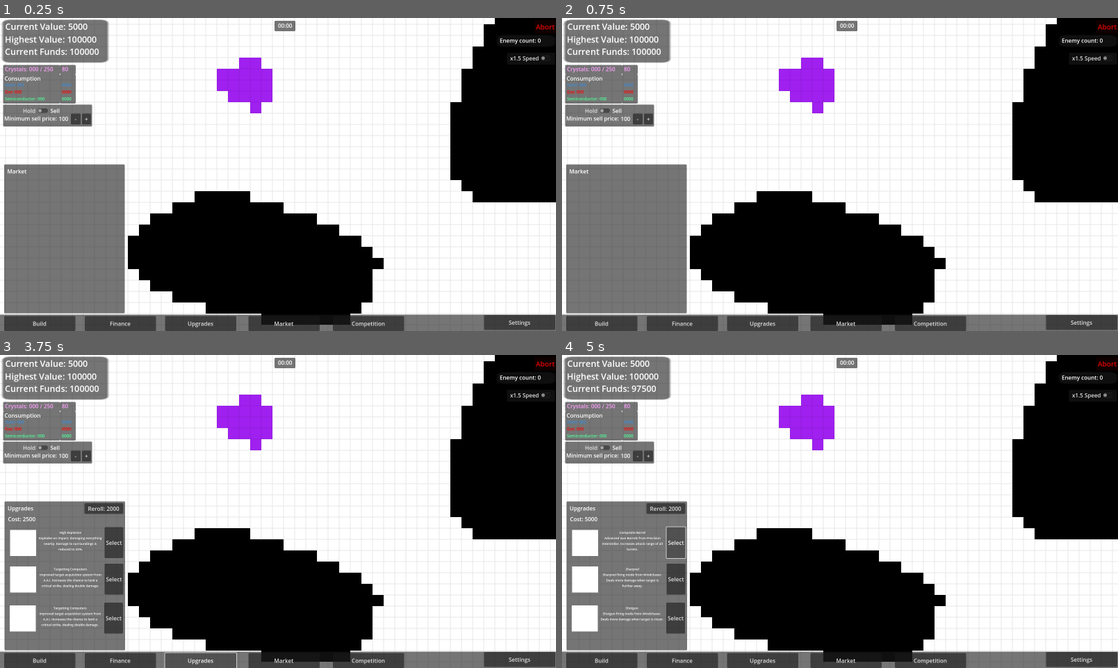
Above: before the commit, frames 1-4 (two rows, left to right).
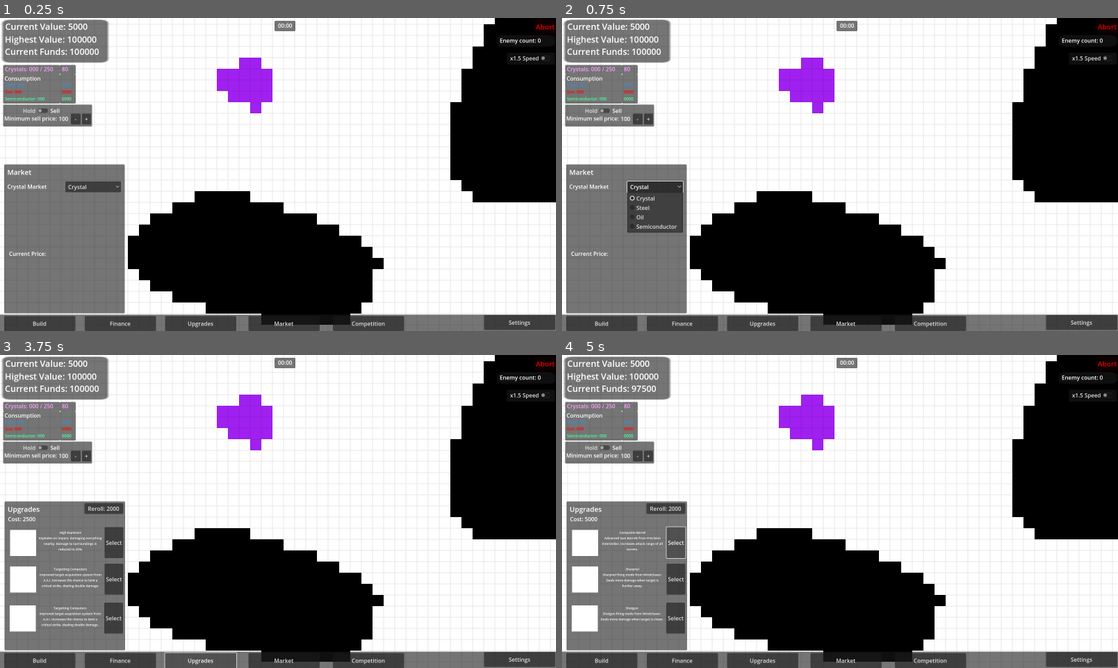
Above: after the commit, the same moments.

Repository: dwlee0802/BusinessTD
Game: Godot game, scene res://Scenes/game.tscn
The game is run twice, just before and just after one commit, with the same random seed, the same clock (stepped at 60 frames per second) and the same inputs.
Inputs (mouse positions are in pixels of both pictures, inside the frame that each line leads up to):
- Up to frame 1 (0.25 s): no input
- Up to frame 2 (0.75 s): click (656, 187) at 0.5 s, where only the run after the commit has a clickable "Crystal"
- Up to frame 3 (3.75 s): click "Build" at 1.25 s; click "HQ" at 2 s; click "Finance" at 2.75 s; click "Upgrades" at 3.5 s
- Up to frame 4 (5 s): click "Select" at 4.25 s

The runs differ from the first frame. In frame 1, 0.5% of the frame differs, in the area x 1-22%, y 48-76%; in frame 2, 1.8%; in frame 3, less than 0.1%; in frame 4, less than 0.1%.

Commit message:
Made UI elements for market menu.

Diff:
--- /dev/null
+++ b/Scenes/MarketMenu.gd
@@ -0,0 +1,24 @@
+extends Button
+
+var game
+var menuBar
+var menuPanel
+
+# Called when the node enters the scene tree for the first time.
+func _ready():
+	menuBar = get_parent()
+	game = menuBar.get_parent().get_parent().get_parent()
+	menuPanel = $MenuPanel
+
+
+# Called every frame. 'delta' is the elapsed time since the previous frame.
+func _process(delta):
+	pass
+
+
+func _pressed():
+	var prev = menuPanel.visible
+	menuBar.HideAllMenus()
+
+	if prev == false:
+		menuPanel.visible = true
--- a/Scenes/game.tscn
+++ b/Scenes/game.tscn
@@ -8,6 +8,8 @@
 [ext_resource type="Texture2D" uid="uid://bqyshusuhavsd" path="res://Art/single_white_pixel.png" id="4_al38i"]
 [ext_resource type="Script" path="res://Scenes/AbortButton.gd" id="4_r0jn5"]
 [ext_resource type="Script" path="res://Scenes/UnitMenu.gd" id="5_tkslb"]
+[ext_resource type="Script" path="res://Scenes/MarketMenu.gd" id="7_wjjcr"]
+[ext_resource type="Script" path="res://addons/graph_2d/graph_2d.gd" id="8_fjhd7"]
 [ext_resource type="Script" path="res://Scenes/MenuBar.gd" id="9_iptbq"]
 
 [node name="Game" type="Node2D"]
@@ -55,6 +57,7 @@
 offset_top = 8.0
 offset_right = 49.0
 offset_bottom = 34.0
+theme_override_font_sizes/font_size = 20
 text = "Build"
 
 [node name="HQButton" type="Button" parent="Camera/User Interface/MenuBar/BuildMenu/MenuPanel"]
@@ -228,6 +231,7 @@
 offset_top = 8.0
 offset_right = 49.0
 offset_bottom = 34.0
+theme_override_font_sizes/font_size = 20
 text = "Upgrades"
 
 [node name="Option1" type="Button" parent="Camera/User Interface/MenuBar/UpgradesMenu/MenuPanel/Title"]
@@ -349,6 +353,7 @@
 offset_right = 910.0
 offset_bottom = 900.0
 text = "Market"
+script = ExtResource("7_wjjcr")
 
 [node name="MenuPanel" type="Panel" parent="Camera/User Interface/MenuBar/MarketMenu"]
 z_index = -1
@@ -368,7 +373,191 @@
 offset_top = 8.0
 offset_right = 49.0
 offset_bottom = 34.0
+theme_override_font_sizes/font_size = 20
 text = "Market"
+
+[node name="CrystalMarket" type="Label" parent="Camera/User Interface/MenuBar/MarketMenu/MenuPanel"]
+layout_mode = 0
+offset_left = 9.0
+offset_top = 52.0
+offset_right = 63.0
+offset_bottom = 78.0
+text = "Crystal Market"
+
+[node name="CrystalPriceGraph" type="Control" parent="Camera/User Interface/MenuBar/MarketMenu/MenuPanel/CrystalMarket"]
+anchors_preset = 0
+offset_left = 2.0
+offset_top = 31.0
+offset_right = 328.0
+offset_bottom = 177.0
+script = ExtResource("8_fjhd7")
+y_max = 200.0
+
+[node name="CurrentPrice" type="Label" parent="Camera/User Interface/MenuBar/MarketMenu/MenuPanel/CrystalMarket"]
+layout_mode = 0
+offset_left = 5.0
+offset_top = 193.0
+offset_right = 45.0
+offset_bottom = 216.0
+text = "Current Price: "
+
+[node name="SteelMarket" type="Label" parent="Camera/User Interface/MenuBar/MarketMenu/MenuPanel"]
+visible = false
+offset_left = 9.0
+offset_top = 52.0
+offset_right = 63.0
+offset_bottom = 78.0
+text = "Steel Market"
+
+[node name="PriceGraph" type="Control" parent="Camera/User Interface/MenuBar/MarketMenu/MenuPanel/SteelMarket"]
+anchors_preset = 0
+offset_left = 2.0
+offset_top = 31.0
+offset_right = 328.0
+offset_bottom = 177.0
+script = ExtResource("8_fjhd7")
+y_max = 200.0
+
+[node name="CurrentPrice" type="Label" parent="Camera/User Interface/MenuBar/MarketMenu/MenuPanel/SteelMarket"]
+layout_mode = 0
+offset_left = 5.0
+offset_top = 193.0
+offset_right = 45.0
+offset_bottom = 216.0
+text = "Current Price: "
+
+[node name="TotalConsumption" type="Label" parent="Camera/User Interface/MenuBar/MarketMenu/MenuPanel/SteelMarket"]
+offset_left = 5.0
+offset_top = 212.0
+offset_right = 157.0
+offset_bottom = 238.0
+text = "Total Consumption:"
+
+[node name="Consumption" type="Label" parent="Camera/User Interface/MenuBar/MarketMenu/MenuPanel/SteelMarket"]
+layout_mode = 0
+offset_left = 5.0
+offset_top = 250.0
+offset_right = 154.0
+offset_bottom = 276.0
+text = "Your Consumption:"
+
+[node name="Cost" type="Label" parent="Camera/User Interface/MenuBar/MarketMenu/MenuPanel/SteelMarket"]
+offset_left = 4.0
+offset_top = 269.0
+offset_right = 153.0
+offset_bottom = 295.0
+text = "Cost:"
+
+[node name="OilMarket" type="Label" parent="Camera/User Interface/MenuBar/MarketMenu/MenuPanel"]
+visible = false
+offset_left = 9.0
+offset_top = 52.0
+offset_right = 63.0
+offset_bottom = 78.0
+text = "Oil Market"
+
+[node name="PriceGraph" type="Control" parent="Camera/User Interface/MenuBar/MarketMenu/MenuPanel/OilMarket"]
+anchors_preset = 0
+offset_left = 2.0
+offset_top = 31.0
+offset_right = 328.0
+offset_bottom = 177.0
+script = ExtResource("8_fjhd7")
+y_max = 100.0
+
+[node name="CurrentPrice" type="Label" parent="Camera/User Interface/MenuBar/MarketMenu/MenuPanel/OilMarket"]
+layout_mode = 0
+offset_left = 5.0
+offset_top = 193.0
+offset_right = 45.0
+offset_bottom = 216.0
+text = "Current Price: "
+
+[node name="TotalConsumption" type="Label" parent="Camera/User Interface/MenuBar/MarketMenu/MenuPanel/OilMarket"]
+offset_left = 5.0
+offset_top = 212.0
+offset_right = 157.0
+offset_bottom = 238.0
+text = "Total Consumption:"
+
+[node name="Consumption" type="Label" parent="Camera/User Interface/MenuBar/MarketMenu/MenuPanel/OilMarket"]
+layout_mode = 0
+offset_left = 5.0
+offset_top = 250.0
+offset_right = 154.0
+offset_bottom = 276.0
+text = "Your Consumption:"
+
+[node name="Cost" type="Label" parent="Camera/User Interface/MenuBar/MarketMenu/MenuPanel/OilMarket"]
+offset_left = 4.0
+offset_top = 269.0
+offset_right = 153.0
+offset_bottom = 295.0
+text = "Cost:"
+
+[node name="SemiconductorMarket" type="Label" parent="Camera/User Interface/MenuBar/MarketMenu/MenuPanel"]
+visible = false
+offset_left = 9.0
+offset_top = 52.0
+offset_right = 63.0
+offset_bottom = 78.0
+text = "Semiconductor Market"
+
+[node name="PriceGraph" type="Control" parent="Camera/User Interface/MenuBar/MarketMenu/MenuPanel/SemiconductorMarket"]
+anchors_preset = 0
+offset_left = 2.0
+offset_top = 31.0
+offset_right = 328.0
+offset_bottom = 177.0
+script = ExtResource("8_fjhd7")
+y_max = 300.0
+
+[node name="CurrentPrice" type="Label" parent="Camera/User Interface/MenuBar/MarketMenu/MenuPanel/SemiconductorMarket"]
+layout_mode = 0
+offset_left = 5.0
+offset_top = 193.0
+offset_right = 45.0
+offset_bottom = 216.0
+text = "Current Price: "
+
+[node name="TotalConsumption" type="Label" parent="Camera/User Interface/MenuBar/MarketMenu/MenuPanel/SemiconductorMarket"]
+offset_left = 5.0
+offset_top = 212.0
+offset_right = 157.0
+offset_bottom = 238.0
+text = "Total Consumption:"
+
+[node name="Consumption" type="Label" parent="Camera/User Interface/MenuBar/MarketMenu/MenuPanel/SemiconductorMarket"]
+layout_mode = 0
+offset_left = 5.0
+offset_top = 250.0
+offset_right = 154.0
+offset_bottom = 276.0
+text = "Your Consumption:"
+
+[node name="Cost" type="Label" parent="Camera/User Interface/MenuBar/MarketMenu/MenuPanel/SemiconductorMarket"]
+offset_left = 4.0
+offset_top = 269.0
+offset_right = 153.0
+offset_bottom = 295.0
+text = "Cost:"
+
+[node name="OptionButton" type="OptionButton" parent="Camera/User Interface/MenuBar/MarketMenu/MenuPanel"]
+layout_mode = 0
+offset_left = 176.0
+offset_top = 49.0
+offset_right = 336.0
+offset_bottom = 80.0
+item_count = 4
+selected = 0
+popup/item_0/text = "Crystal"
+popup/item_0/id = 0
+popup/item_1/text = "Steel"
+popup/item_1/id = 1
+popup/item_2/text = "Oil"
+popup/item_2/id = 2
+popup/item_3/text = "Semiconductor"
+popup/item_3/id = 3
 
 [node name="CompetitionMenu" type="Button" parent="Camera/User Interface/MenuBar"]
 layout_mode = 0
@@ -926,6 +1115,8 @@
 [connection signal="pressed" from="Camera/User Interface/MenuBar/UpgradesMenu/MenuPanel/RerollButton" to="Camera/User Interface/MenuBar/UpgradesMenu" method="_on_reroll_button_pressed"]
 [connection signal="mouse_entered" from="Camera/User Interface/MenuBar/MarketMenu" to="." method="_on_mouse_entered_ui"]
 [connection signal="mouse_exited" from="Camera/User Interface/MenuBar/MarketMenu" to="." method="_on_mouse_exited_ui"]
+[connection signal="mouse_entered" from="Camera/User Interface/MenuBar/MarketMenu/MenuPanel/OptionButton" to="." method="_on_mouse_entered_ui"]
+[connection signal="mouse_exited" from="Camera/User Interface/MenuBar/MarketMenu/MenuPanel/OptionButton" to="." method="_on_mouse_exited_ui"]
 [connection signal="mouse_entered" from="Camera/User Interface/MenuBar/CompetitionMenu" to="." method="_on_mouse_entered_ui"]
 [connection signal="mouse_exited" from="Camera/User Interface/MenuBar/CompetitionMenu" to="." method="_on_mouse_exited_ui"]
 [connection signal="mouse_entered" from="Camera/User Interface/MenuBar/SettingsMenu" to="." method="_on_mouse_entered_ui"]
Not shown: 1 places in Scenes/game.tscn that only renumber resources
